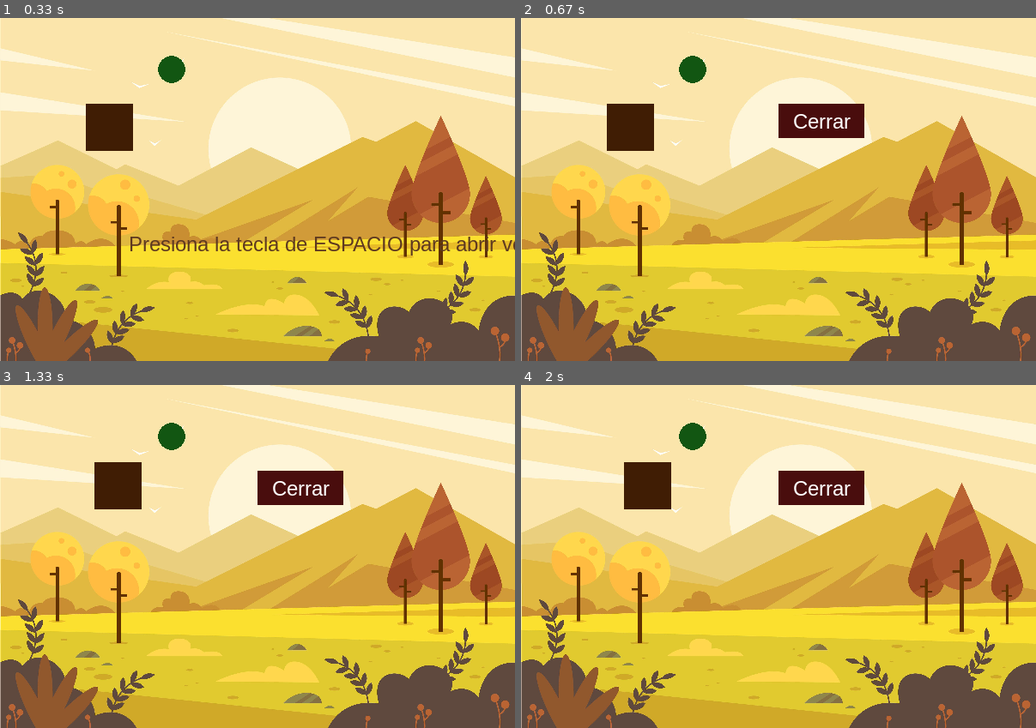
Above: before the commit, frames 1-4 (two rows, left to right).
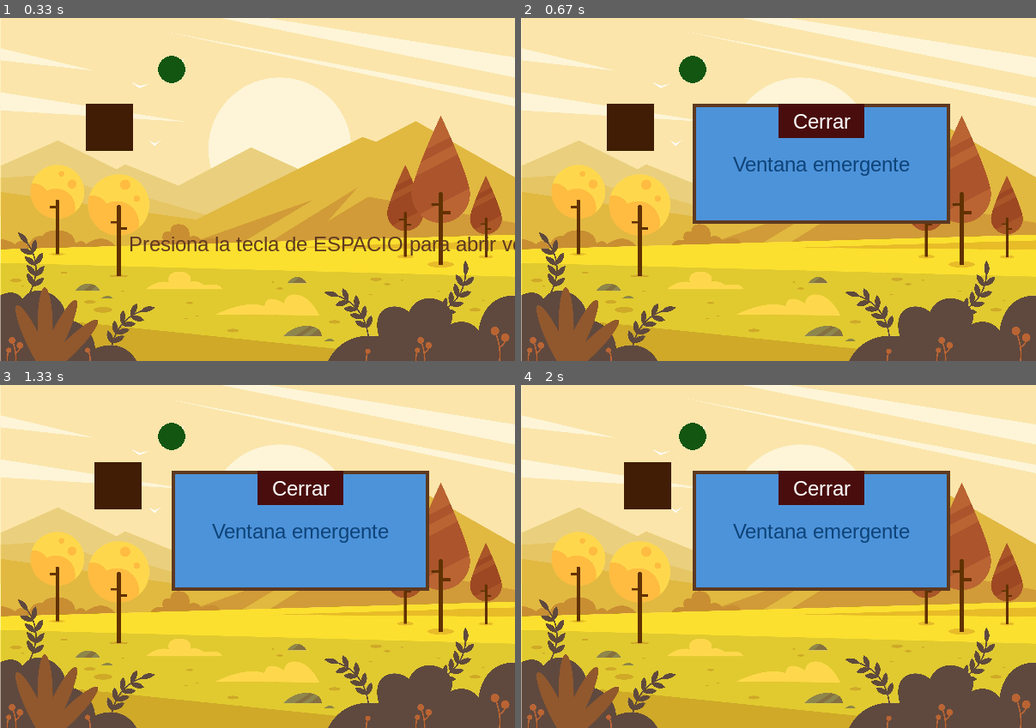
Above: after the commit, the same moments.

Repository: AndreaOchoaC/Quest_game
Game: pygame game, started from quest_V1.py
Same seed, same stepped clock (60 frames per second), same inputs: the game is played once before the commit and once after it.
Inputs:
- Up to frame 1 (0.33 s): no input
- Up to frame 2 (0.67 s): tap Space at 0.33 s
- Up to frame 3 (1.33 s): hold Right 0.67-1.13 s; tap Space at 0.73, 1.03, 1.23 s; hold Up from 1.17 s (still down)
- Up to frame 4 (2 s): release Up at 1.47 s; hold Right 1.5-1.97 s; tap Space at 1.57, 1.87 s

Frame 1 is identical in both runs. In frame 2, 16% of the frame differs, in the area x 33-84%, y 25-60%; in frame 3, 16%; in frame 4, 16%.

Commit message:
Cont tutorial Space Shooter

Diff:
--- /dev/null
+++ b/ejercicios_ingrid_pygame.py
@@ -0,0 +1,172 @@
+import pygame
+
+#Inicializar Pygame
+pygame.init()
+
+# Crear y configurar pantalla
+screen = pygame.display.set_mode((800, 600))
+pygame.display.set_caption("Mi Juego con Pygame")
+
+# Ciclo de juego
+running = True
+# ----- VERSION 1: DIBUJAR UN RECTÁNGULO Y UN CÍRCULO -----
+'''while running:
+    for event in pygame.event.get():
+        if event.type == pygame.QUIT:
+            running = False
+
+    # Rellenar la pantalla con un color
+    screen.fill("#296014")  # Blanco
+
+    # Dibujar objetos
+    pygame.draw.rect(screen, (255, 0, 0), (100, 100, 50, 50))  # Un rectángulo rojo
+    pygame.draw.circle(screen, (0, 0, 255), (400, 300), 60)  # Un círculo azul
+
+    # Actualizar la pantalla
+    pygame.display.flip()
+
+# Salir de Pygame
+pygame.quit()'''
+
+# ----- VERSION 2: MOVER UN RECTÁNGULO CON LAS TECLAS DE FLECHA -----
+rect_x = 50
+rect_y = 50
+speed = 1
+
+'''while running:
+    for event in pygame.event.get():
+        if event.type == pygame.QUIT:
+            running = False
+
+    # Rellenar la pantalla con un color
+    screen.fill((255, 255, 255))  # Blanco
+
+    # Obtener las teclas presionadas
+    keys = pygame.key.get_pressed()
+    if keys[pygame.K_LEFT]:
+        rect_x -= speed
+    if keys[pygame.K_RIGHT]:
+        rect_x += speed
+    if keys[pygame.K_UP]:
+        rect_y -= speed
+    if keys[pygame.K_DOWN]:
+        rect_y += speed
+
+    # Dibujar el rectángulo en su nueva posición
+    pygame.draw.rect(screen, (255, 0, 0), (rect_x, rect_y, 50, 50))
+
+    # Actualizar la pantalla
+    pygame.display.flip()
+'''
+# ----- VERSIÓN 3: RECOLECTAR MONEDAS -----
+
+x = 50
+y = 50
+speed = 1
+
+coin = pygame.Rect(200,150,30,30)
+player = pygame.Rect(x, y, 50,50)
+
+while running:
+    for event in pygame.event.get():
+        if event.type == pygame.QUIT:
+            running = False
+
+    # Rellenar la pantalla con un color
+    screen.fill((255, 255, 255))  # Blanco
+
+    # dibujar la moneda
+    if coin:
+        coin = pygame.draw.rect(screen, (255,255,0), (200,150,30,30))
+
+    # Obtener las teclas presionadas
+    keys = pygame.key.get_pressed()
+    if keys[pygame.K_LEFT]:
+        x -= speed
+    if keys[pygame.K_RIGHT]:
+        x += speed
+    if keys[pygame.K_UP]:
+        y -= speed
+    if keys[pygame.K_DOWN]:
+        y += speed
+
+    # Dibujar el jugador en su nueva posición
+    player = pygame.Rect(x,y,50,50)
+    pygame.draw.rect(screen, (255,0,0), player)
+
+    # si el rectángulo se mueve más allá del borde lo regresa
+    if x < 0: x = 0
+    if y < 0: y = 0
+    if x > 700: x = 700
+    if y > 500: y = 500
+
+    if coin and player.colliderect(coin):
+        print("Moneda recolectada")
+        coin = None
+
+    # Actualizar la pantalla
+    pygame.display.flip()
+
+'''# ----- VERSIÓN 4: LA MONEDA APARECE EN OTRO LUGAR -----
+
+import pygame
+import random
+
+pygame.init()
+
+# Window setup
+WIDTH, HEIGHT = 800, 600
+screen = pygame.display.set_mode((WIDTH, HEIGHT))
+pygame.display.set_caption("Juego de Moneda")
+
+# Player setup
+x, y = 50, 50
+speed = 1
+player = pygame.Rect(x, y, 50, 50)
+
+# Coin setup (random position)
+coin = pygame.Rect(random.randint(0, WIDTH-30), random.randint(0, HEIGHT-30), 30, 30)
+
+running = True
+while running:
+    for event in pygame.event.get():
+        if event.type == pygame.QUIT:
+            running = False
+
+    # Fill background
+    screen.fill((255, 255, 255))
+
+    # Draw coin
+    pygame.draw.rect(screen, (255, 255, 0), coin)
+
+    # Movement
+    keys = pygame.key.get_pressed()
+    if keys[pygame.K_LEFT]:
+        x -= speed
+    if keys[pygame.K_RIGHT]:
+        x += speed
+    if keys[pygame.K_UP]:
+        y -= speed
+    if keys[pygame.K_DOWN]:
+        y += speed
+
+    # Update player position
+    player = pygame.Rect(x, y, 50, 50)
+    pygame.draw.rect(screen, (255, 0, 0), player)
+
+    # Boundaries
+    if x < 0: x = 0
+    if y < 0: y = 0
+    if x > WIDTH-50: x = WIDTH-50
+    if y > HEIGHT-50: y = HEIGHT-50
+
+    # Collision check
+    if player.colliderect(coin):
+        print("Moneda recolectada")
+        # Respawn coin at a new random location
+        coin = pygame.Rect(random.randint(0, WIDTH-30), random.randint(0, HEIGHT-30), 30, 30)
+
+    # Update display
+    pygame.display.flip()
+
+pygame.quit()'''
--- a/quest_V1.py
+++ b/quest_V1.py
@@ -38,7 +38,7 @@
 
 # Ventana emergente (popup)
 show_popup = False
-popup_rect = pygame.Rect(300,100,100,40)
+popup_rect = pygame.Rect(200,100,300,140)
 close_button_rect = pygame.Rect(300,100,100,40)
 
 # diferencia entre rect y Rect: el rect es un objeto que tiene atributos como x, y, width, height, etc.
@@ -51,7 +51,9 @@
 
     # texto de la ventana
     text_sup = font.render("Ventana emergente", True, col_azul_os)
-    text_rect = text_sup.get_rect(center=(popup_rect.centerx, popup_rect.centery -30))
+    text_rect = text_sup.get_rect(center=(popup_rect.centerx, popup_rect.centery))
+
+    screen.blit(text_sup, text_rect)
 
     # cerrar ventana
     pygame.draw.rect(screen, col_vino, close_button_rect)
@@ -96,10 +98,9 @@
                 if show_popup and close_button_rect.collidepoint(mouse_pos):
                     show_popup = False
 
+    pygame.draw.rect(screen, "#401D04", [x, y, 55,55], 0)
     if show_popup:
         draw_popup()
-
-    pygame.draw.rect(screen, "#401D04", [x, y, 55,55], 0)
 
     pygame.display.update()
     clock.tick(60) # frame rate 60 segundos
--- a/tutorial1.py
+++ b/tutorial1.py
@@ -1,10 +1,8 @@
+# Juego 1: Space Shooter
+
 import pygame
 from random import randint
 # versión más actualizada: pip install pygame-ce para usar FRect
-
-# Ejercicio 1: Importar meteoro y centrarlo en pantalla
-# Ejercicio 2: Importar láser y ponerlo en la esquina inferior izquierda con padding 20px
-# Ejercicio 3: Que el jugador rebote de derecha a izquierda
 
 pygame.init()
 
@@ -12,6 +10,9 @@
 display_surface = pygame.display.set_mode((WINDOW_WIDTH, WINDOW_HEIGHT))
 pygame.display.set_caption("Tutorial 1: Space Shooter")
 running = True
+clock = pygame.time.Clock() # controlar el FrameRate
+# dependiendo de la computadora, el juego puede correr a diferentes framerates
+#
 
 # crear surface para mostrar gráficos
 surface = pygame.Surface((100,200))
@@ -26,6 +27,7 @@
 player_surf = pygame.transform.scale(player_surf, (50,50)) # escalar la imagen
 
 # crear un rectángulo a partir de la imagen para detectar colisiones
+# sintaxis (posX, posy, width, height)
 player_rect = player_surf.get_frect(center=(WINDOW_WIDTH/2,WINDOW_HEIGHT/2)) # rectángulo que contiene la figura y está centrado en (x,y)
 
 # importar estrella y poner 20 sobre la pantalla de forma aleatoria
@@ -44,9 +46,12 @@
 laser_surf = pygame.transform.scale(laser_surf, (50,50))
 laser_rect = laser_surf.get_frect(bottomleft=(20, WINDOW_HEIGHT-20))
 
-player_direction = -1
+#player_direction = -1 # versión más simple
+player_direction = pygame.math.Vector2(2, -1) # controlar el mov con vectores
+player_speed = 10
 
 while running:
+    clock.tick(10) # 60 cuadros por segundo
     for event in pygame.event.get():
         if event.type == pygame.QUIT:
             running = False
@@ -63,15 +68,23 @@
     #display_surface.blit(player_surf, (x, y))
     #player_rect.left += 0.1 # mover el rectángulo de la nave a la derecha
 
+    # sintaxis de blit (SUPERFICIE [OBJETO], POSICIÓN [RECT])
     display_surface.blit(meteor_surf, meteor_rect)
     display_surface.blit(laser_surf, laser_rect)
     #display_surface.blit(player_surf, player_rect) # el jugador siempre queda encima
 
     # Añadir movimiento (rebote) al jugador
+    # estamos colocando: borde sup izq de la superficie SOBRE border sup izq del rectángulo
+    # así que el tamaño de nuestro rectángulo no importa mucho
 
-    player_rect.x += player_direction*0.4
+    '''player_rect.x += player_direction*0.4
     if player_rect.right > WINDOW_WIDTH or player_rect.left < 0:
-        player_direction *= -1
+        player_direction *= -1'''
+
+    # Mover la nave a cualquier dirección
+    #player_rect.x += 20 #ver1
+    #player_rect.y -= 10 #ver2
+    player_rect.center += player_direction*player_speed
 
     display_surface.blit(player_surf, player_rect)
 
